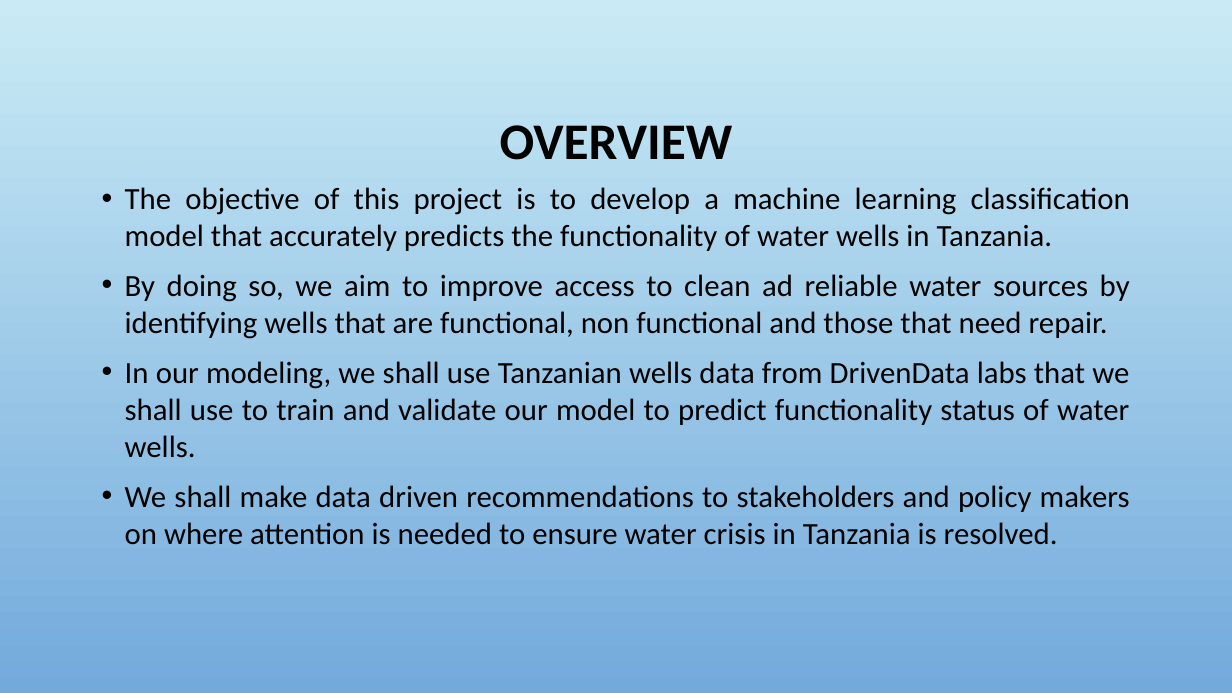
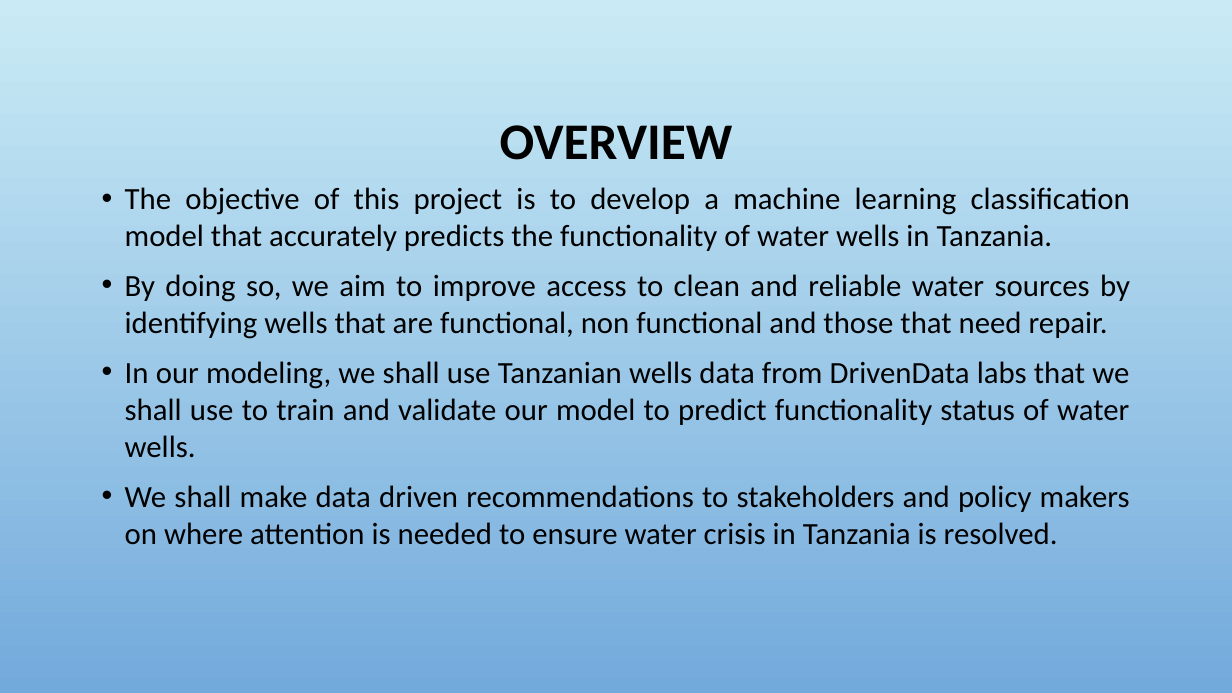
Before and after one commit to Vivian-Maiyo/dsc-phase-3-project, a slide deck: slide 3 of Group 12 Phase3 presentation .pptx. Drawn at 1232x693 pixels with LibreOffice and Linux fonts; fonts in the diff are those of the drawing; background and template pictures are left out. Boxes give left, top, right and bottom in pixels: in the first picture for what was removed or moved away, otherwise in the second. Text is boxed around its words. In the diff, an @@ line names an element or a change of style, - is before the commit and + after.

```diff
--- a/Group 12 Phase3 presentation .pptx
+++ b/Group 12 Phase3 presentation .pptx
@@ text at [125,274,1130,339]: text changed @@
-• By doing so, we aim to improve access to clean ad reliable water sources by identifying wells that are functional, non functional and those that need repair.
+• By doing so, we aim to improve access to clean and reliable water sources by identifying wells that are functional, non functional and those that need repair.
```
Also in this commit, not shown: 7 other files.
